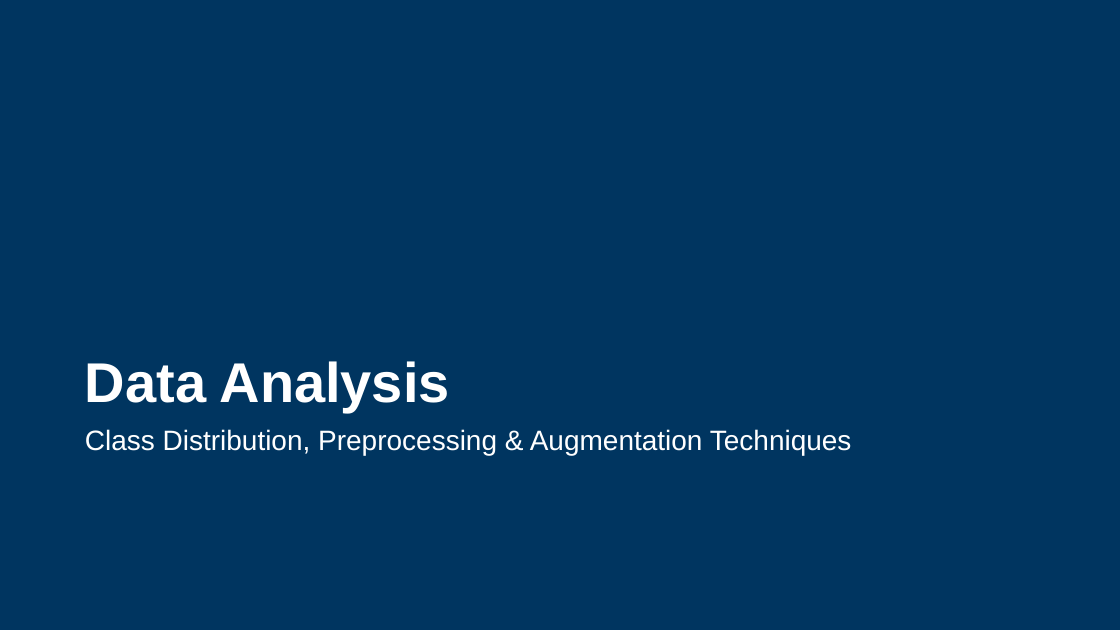
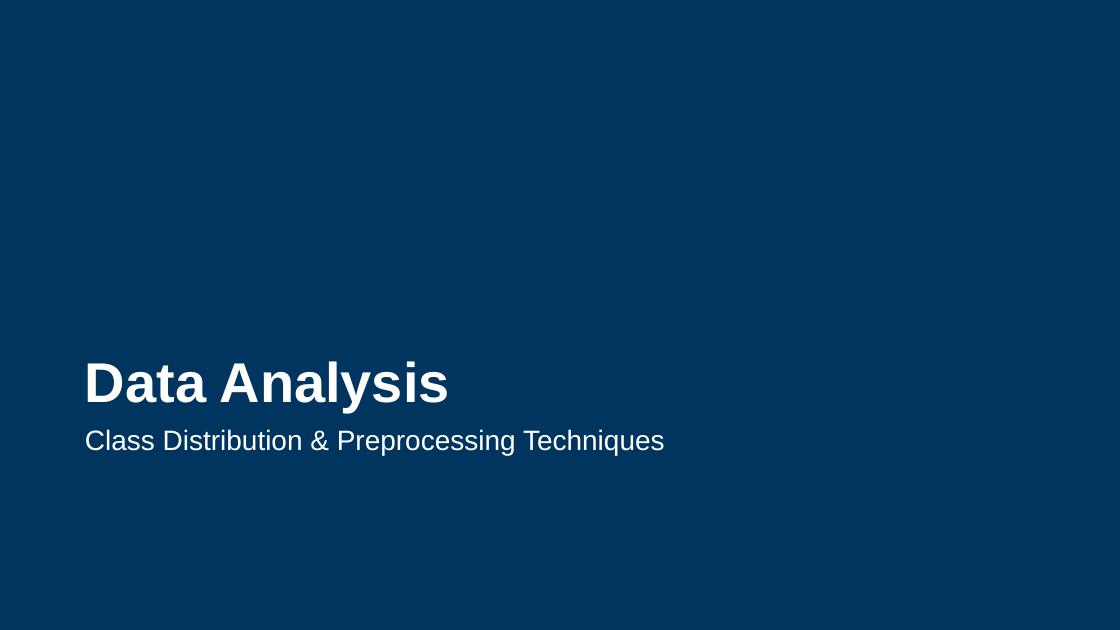
Before and after one commit to fernand0labra/ltu-M7016H, a slide deck: slide 7 of docs/presentation.pptx. Drawn at 1120x630 pixels with LibreOffice and Linux fonts; fonts in the diff are those of the drawing; background and template pictures are left out. Boxes give left, top, right and bottom in pixels: in the first picture for what was removed or moved away, otherwise in the second. Text is boxed around its words. In the diff, an @@ line names an element or a change of style, - is before the commit and + after.

```diff
--- a/docs/presentation.pptx
+++ b/docs/presentation.pptx
@@ text at box(85, 429, 665, 455): text changed @@
-Class Distribution, Preprocessing & Augmentation Techniques
+Class Distribution & Preprocessing Techniques
```
Also in this commit, not shown: 19 other slides changed, 3 slides added.
